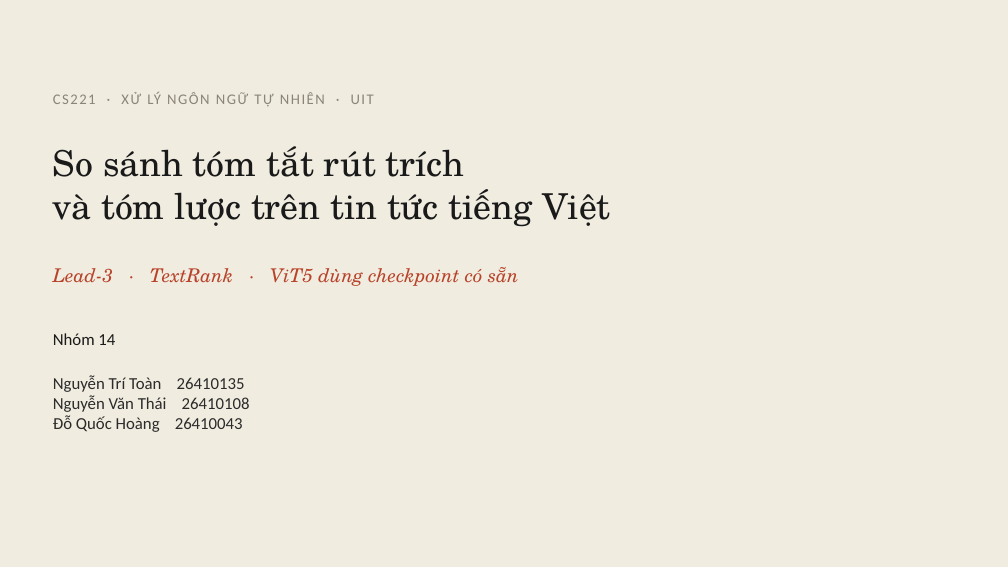
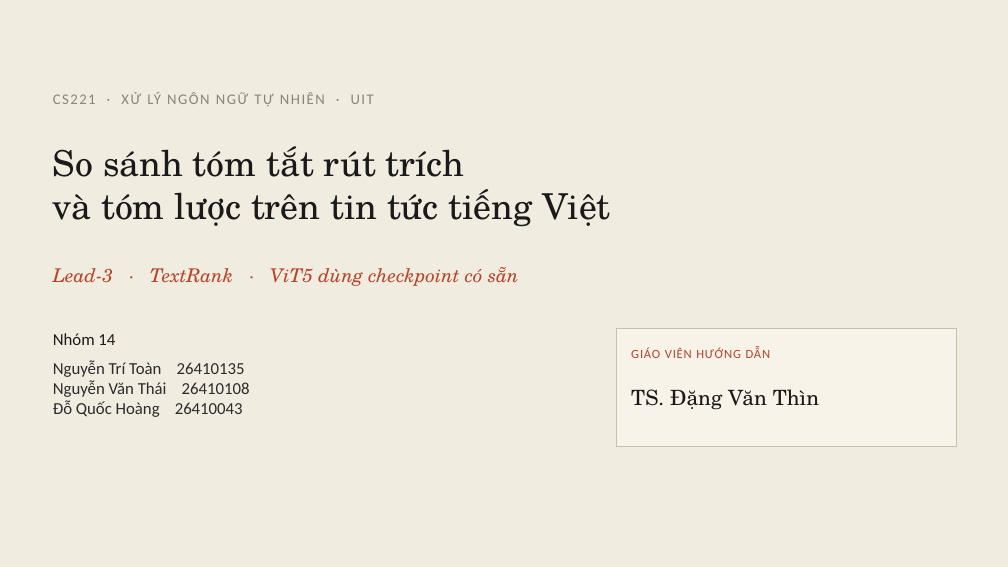
Before and after one commit to hoangdq08/uit-vietnews-summarization, a slide deck: slide 1 of slides/CS221-Vietnews-bao-ve.pptx. Drawn at 1008x567 pixels with LibreOffice and Linux fonts; fonts in the diff are those of the drawing. Boxes give left, top, right and bottom in pixels: in the first picture for what was removed or moved away, otherwise in the second. Text is boxed around its words. In the diff, an @@ line names an element or a change of style, - is before the commit and + after.

```diff
--- a/slides/CS221-Vietnews-bao-ve.pptx
+++ b/slides/CS221-Vietnews-bao-ve.pptx
@@ rectangle added at bbox=[616, 329, 957, 446], fill #F7F3E8, outline #C8C0AE 0.75 pt @@
@@ text "Nguyễn Trí Toàn 26410135": place and size @@
-text "Nguyễn Trí Toàn 26410135" at bbox=[53, 375, 250, 432]
+text "Nguyễn Trí Toàn 26410135" at bbox=[53, 360, 250, 417]
@@ text added at bbox=[631, 348, 771, 358], 12 pt, text #B8432A @@
+GIÁO VIÊN HƯỚNG DẪN
@@ text added at bbox=[631, 389, 819, 410], 20 pt, text #1A1A1A @@
+TS. Đặng Văn Thìn
```
Also in this commit, not shown: 7 other files.
